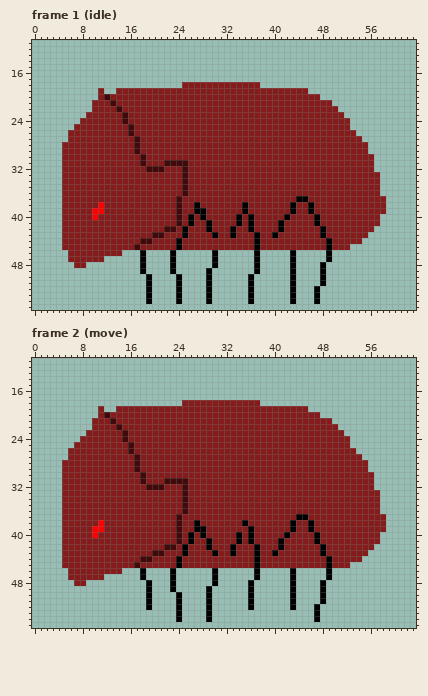
Pixel-art file, stored at Assets/Sprites/Actors/Enemies/Woodeater_Soldier/Woodeater_Spldier_Prototype.aseprite. Above: the version before the commit.
64x64 pixels, 12 frames. Shown: frame 1 (idle): x 0..63, y 11..55; frame 2 (move): x 0..63, y 11..55. The commit also changed other frames, which this record leaves out.
After:
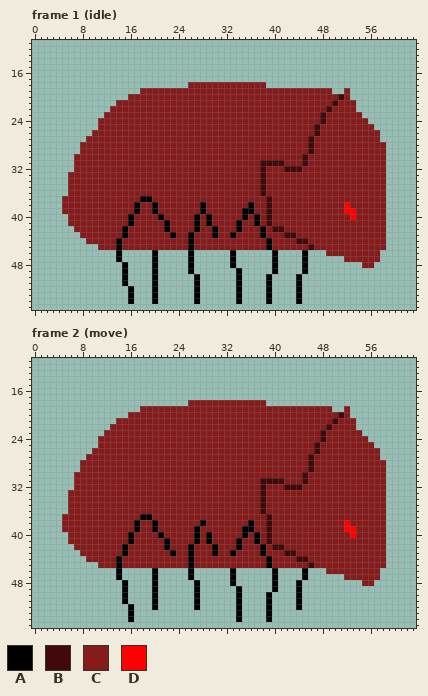
Palette (. is transparent): A #000000  B #410909  C #861b1b  D #ff0000
Author's note on the commit: Woodeater Soldier Stomp and stun
Change:
Changed rows in their new state; - is an unchanged pixel.
Frame 1 (idle), layers "Layer 2", "Layer 1 Copy", "Layer 3":
first column x 5:
18 --------------------.------------C--------------------
19 ------.--....----------------------------CCCC--C------
20 ------.....--------------------------------CCCBC------
21 -----....------------------------------------BCCC-----
22 -----...-C----------------------------------B-CCC-----
23 ----...---C--------------------------------B---CCC----
24 ---...----C--------------------------------B----CCC---
25 --....-----C------------------------------B-----CCCC--
26 -....------C------------------------------B------CCCC-
27 -...--------C----------------------------B--------CCC-
28 ...---------C----------------------------B---------CCC
29 ...---------C----------------------------B---------CCC
30 ..-----------C--------------------------B-----------CC
31 ..-----------C---CCCC------------BBBB---B-----------CC
32 ..------------CCC---C------------B---BBB------------CC
33 .-------------------C------------B-------------------C
34 .-------------------C------------B-------------------C
35 .-------------------C------------B-------------------C
36 .-------------------C------------B-------------------C
37 -------------AA----C--------------B----CC-------------
38 ------C-----A--A---C--CA------CA--B---C--C-----D------
39 -----CC-----A--A---C--C--------A--B---C--C-----DD-----
40 .----C-----A----A--C-CACA----CACA-B--C----C-----D----C
41 .----------A-----A-C-CA--------CA-B-C-----C----------C
42 ..--------A------AC-C-A-CA--CA-C-A-BB------C--------CC
43 ...-------A----CC-A-CA----------CA-C-BB----C-------CCC
44 ....-----A---CC----C-A----------C-A----BB---C-----CCCC
45 ......---A--C------C-A----------C-A------B--C---CCCCCC
46 -........A---.-A--.--A---.--A---.--A--.-A---CCCCCCCCC-
47 -......--A---.-A--.--A---.--A---.--A--.-A---.--CCCCCC-
48 --..------A--.-A--.--A---.--A---.--A--.-A--.------CC--
49 ----------A--.-A--.--A--.----A--.--A--.-A--.----------
50 ----------A---.A---.--A-.----A-.--A---.A---.----------
51 ----------A---.A---.--A-.----A-.--A---.A---.----------
52 -----------A--.A---.--A-.----A-.--A---.A--.-----------
53 -----------A--.A---.--A-.----A-.--A---.A--.-----------
54 -----------A--.A---.--A-.----A-.--A---.A--.-----------
Frame 2 (move), layers "Layer 2", "Layer 1 Copy", "Layer 3":
first column x 5:
18 --------------------.------------C--------------------
19 ------.--....----------------------------CCCC--C------
20 ------.....--------------------------------CCCBC------
21 -----....------------------------------------BCCC-----
22 -----...-C----------------------------------B-CCC-----
23 ----...---C--------------------------------B---CCC----
24 ---...----C--------------------------------B----CCC---
25 --....-----C------------------------------B-----CCCC--
26 -....------C------------------------------B------CCCC-
27 -...--------C----------------------------B--------CCC-
28 ...---------C----------------------------B---------CCC
29 ...---------C----------------------------B---------CCC
30 ..-----------C--------------------------B-----------CC
31 ..-----------C---CCCC------------BBBB---B-----------CC
32 ..------------CCC---C------------B---BBB------------CC
33 .-------------------C------------B-------------------C
34 .-------------------C------------B-------------------C
35 .-------------------C------------B-------------------C
36 .-------------------C------------B-------------------C
37 -------------AA----C--------------B----CC-------------
38 ------C-----A--A---C--CA------CA--B---C--C-----D------
39 -----CC-----A--A---C---C------A---B---C--C-----DD-----
40 .----C-----A----A--C-CACA----CACA-B--C----C-----D----C
41 .----------A-----A-C-CA--------CA-B-C-----C----------C
42 ..--------A------AC-CA--CA--CA--CA-BB------C--------CC
43 ...-------A----CC-A-CA----------CA-C-BB----C-------CCC
44 ....-----A---CC----C-A----------C-A----BB---C-----CCCC
45 ......---A--C------C-A----------C-A------B--C---CCCCCC
46 -........A---.-A--.--A---.--A---.--A--.-A---CCCCCCCCC-
47 -......--A---.-A--.--A---.--A---.--A--.-A---.--CCCCCC-
48 --..------A---.A--.---A--.--A--.---A--.A---.------CC--
49 ----------A---.A--.---A-.----A-.---A--.A---.----------
50 ----------A---.A---.--A-.----A-.--A---.A---.----------
51 ----------A---.A---.--A-.----A-.--A---.A---.----------
52 -----------A--.A---.--A-.----A-.--A---.A--.-----------
53 -----------A-------.----.----A----A-------.-----------
54 -----------A-------.----.----A----A-------.-----------
Boxes around the changes in both pictures, in picture pixels (x1, y1, x2, y2):
erased: (182, 82, 188, 88)
added: (260, 82, 266, 88)
changed: (62, 88, 386, 304)
erased: (182, 400, 188, 406)
added: (260, 400, 266, 406)
changed: (62, 406, 386, 622)
